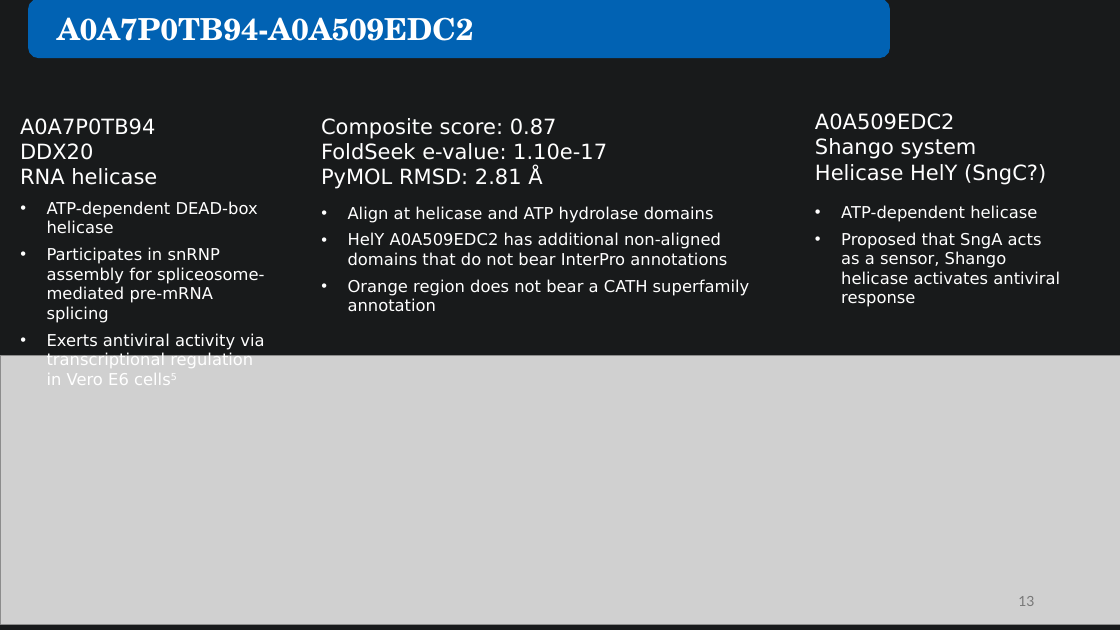
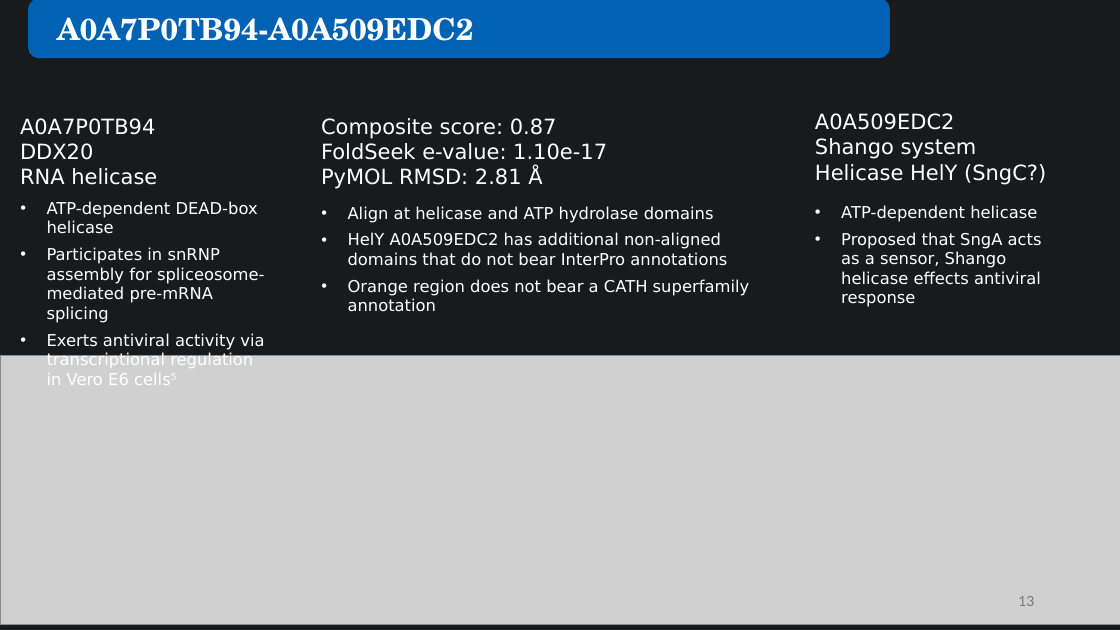
Before and after one commit to juliandeanmoran/BISSH, a slide deck: slide 13 of reports/2026-08-28_projectUpdate_3/2026-08-28_projectUpdate_3_jmoran.pptx. Drawn at 1120x630 pixels with LibreOffice and Linux fonts; fonts in the diff are those of the drawing; grey boxes stand for pictures. Boxes give left, top, right and bottom in pixels: in the first picture for what was removed or moved away, otherwise in the second. Text is boxed around its words. In the diff, an @@ line names an element or a change of style, - is before the commit and + after.

```diff
--- a/reports/2026-08-28_projectUpdate_3/2026-08-28_projectUpdate_3_jmoran.pptx
+++ b/reports/2026-08-28_projectUpdate_3/2026-08-28_projectUpdate_3_jmoran.pptx
@@ text at [841, 232, 1042, 307]: text changed @@
-• Proposed that SngA acts as a sensor, Shango helicase activates antiviral response
+• Proposed that SngA acts as a sensor, Shango helicase effects antiviral response
```
Also in this commit, not shown: 4 other slides changed.
